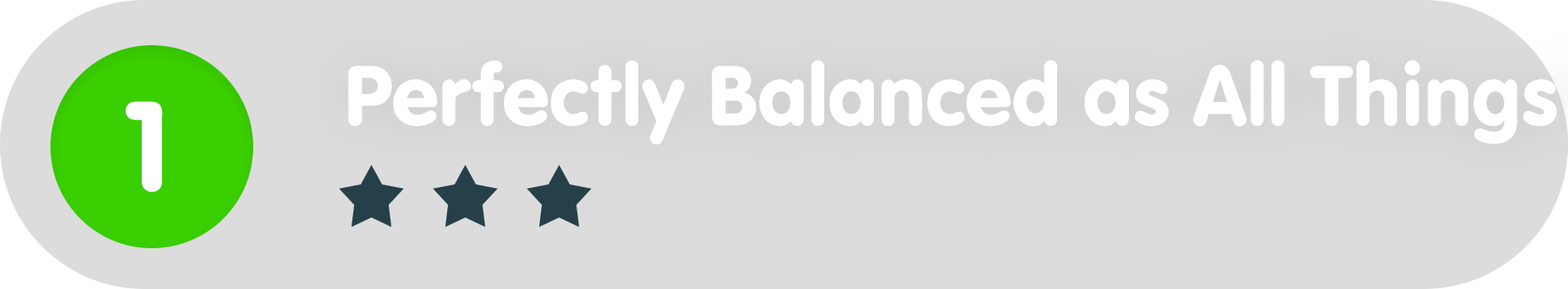
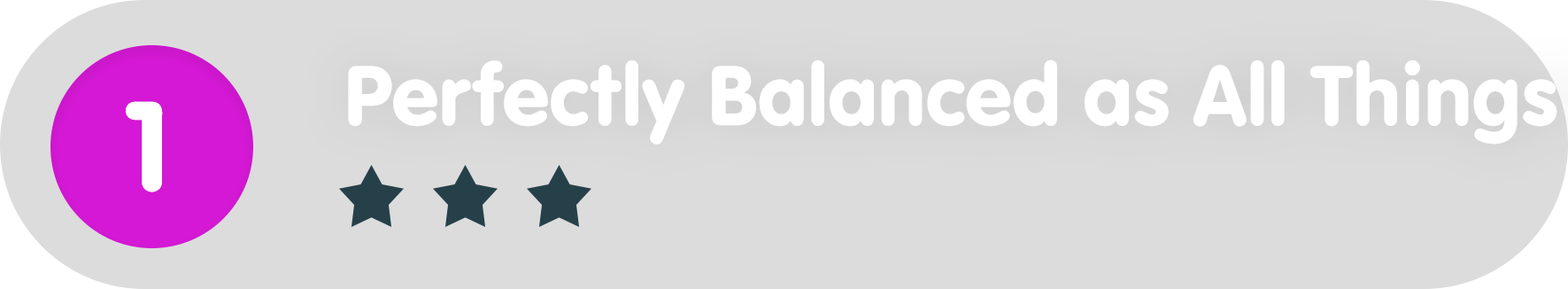
Revision of a layered 1568x289 image; what changed, layer by layer:
painted on "Ellipse_green" over [50, 45, 254, 248]
